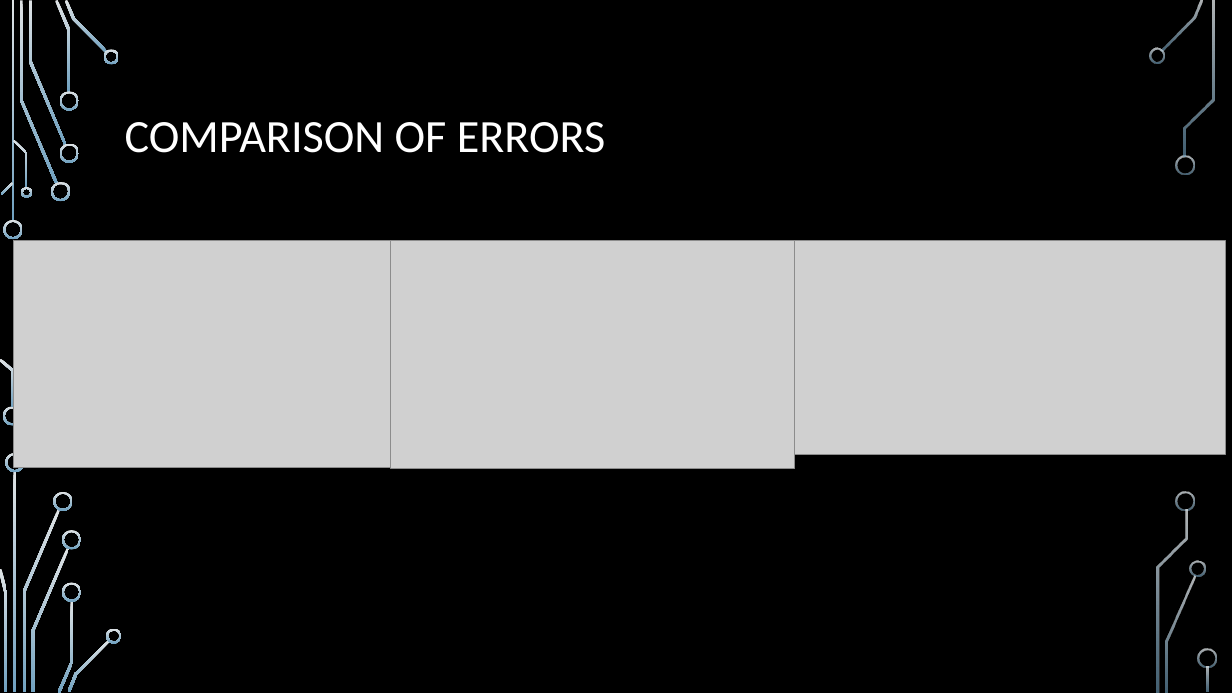
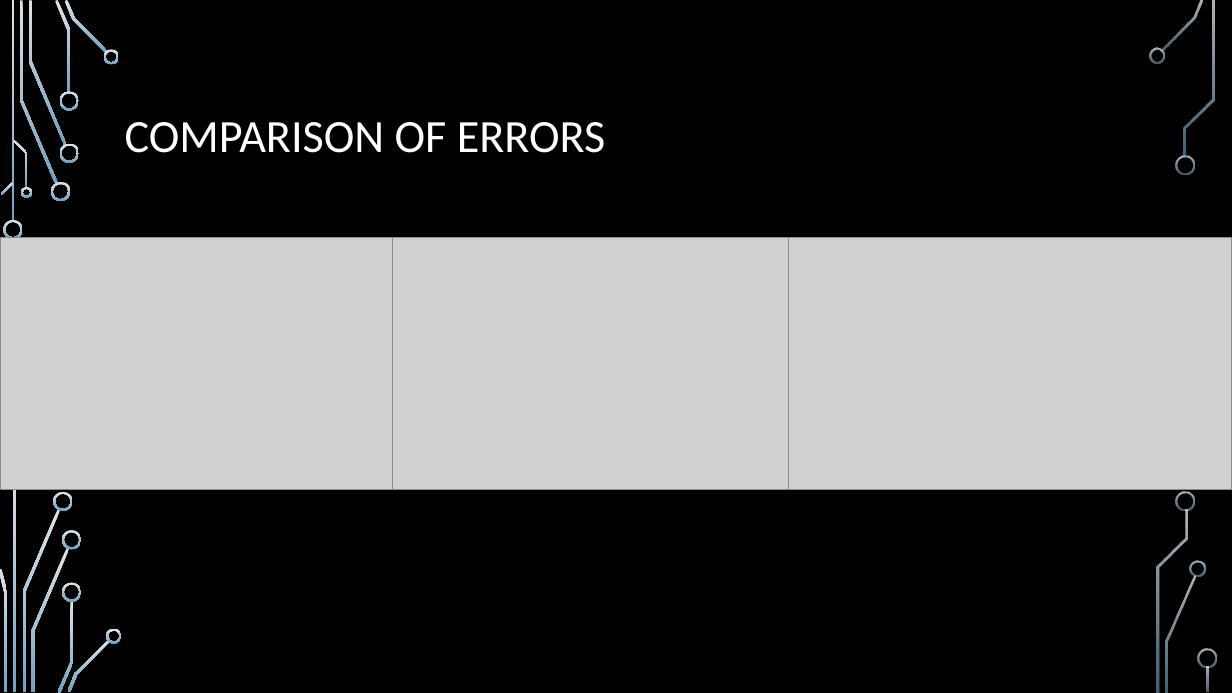
Before and after one commit to praveenaaaron/Dominos---Predictive-Purchase-Order-System, a slide deck: slide 12 of Dominos - Predictive Purchase Order System.pptx. Drawn at 1232x693 pixels with LibreOffice and Linux fonts; fonts in the diff are those of the drawing; grey boxes stand for pictures; background and template pictures are left out. Boxes give left, top, right and bottom in pixels: in the first picture for what was removed or moved away, otherwise in the second. Text is boxed around its words. In the diff, an @@ line names an element or a change of style, - is before the commit and + after.

```diff
--- a/Dominos - Predictive Purchase Order System.pptx
+++ b/Dominos - Predictive Purchase Order System.pptx
@@ picture: place and size @@
-picture at bbox=[14, 241, 391, 468]
+picture at bbox=[0, 238, 393, 489]
@@ picture: place and size @@
-picture at bbox=[391, 241, 795, 469]
+picture at bbox=[393, 238, 788, 490]
@@ picture: place and size @@
-picture at bbox=[795, 241, 1226, 455]
+picture at bbox=[786, 238, 1232, 490]
@@ freeform shape removed at bbox=[3, 407, 22, 426] @@
@@ freeform shape removed at bbox=[6, 453, 25, 472] @@
```
Also in this commit, not shown: 8 other slides changed.
